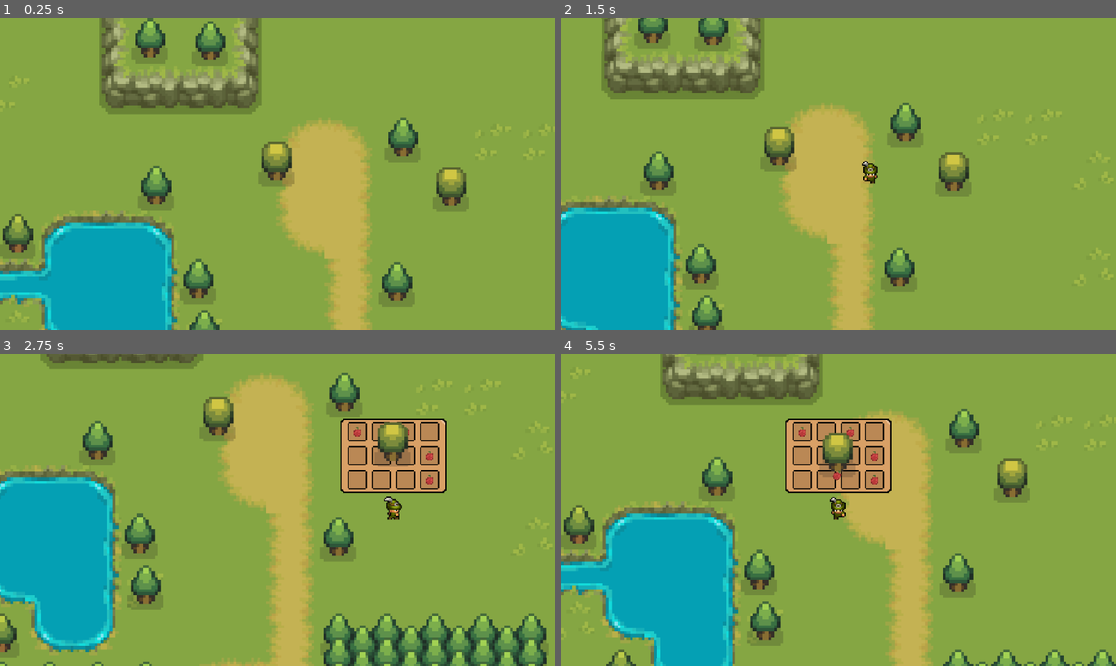
Above: before the commit, frames 1-4 (two rows, left to right).
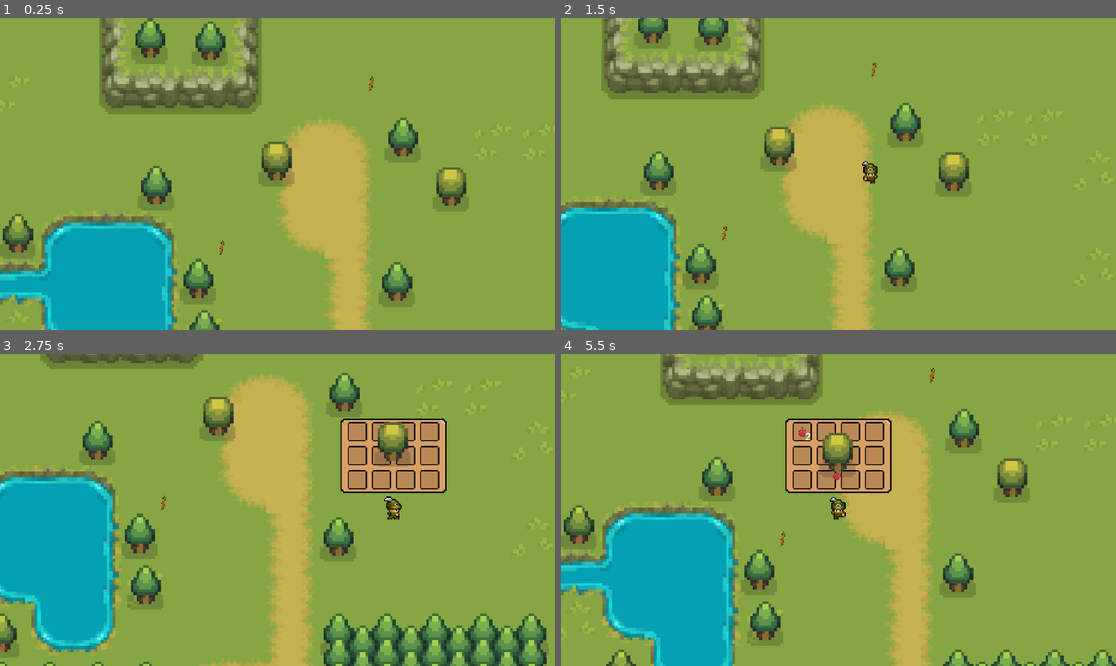
Above: after the commit, the same moments.

Repository: nezinauuu/wildlands
Game: Godot game, scene res://scene/world.tscn
Same seed, same stepped clock (60 frames per second), same inputs: the game is played once before the commit and once after it. The project has no main scene, so this scene is started directly.
Inputs:
- Up to frame 1 (0.25 s): no input
- Up to frame 2 (1.5 s): tap Enter at 0.5 s; hold D (right) 0.53-1.28 s; tap E (e) at 0.6 s; tap I (i) at 0.8, 1.35 s; hold S (down) from 1.28 s (still down)
- Up to frame 3 (2.75 s): tap E (e) at 1.55, 2.1 s; release S (down) at 2.03 s; hold D (right) from 2.03 s (still down); tap I (i) at 2.3 s
- Up to frame 4 (5.5 s): release D (right) at 2.78 s; hold W (up) 2.78-3.53 s; tap I (i) at 2.85, 3.8, 4.35, 5.3 s; tap E (e) at 3.05, 3.6, 4.55, 5.1 s; hold A (left) 3.53-5.03 s; hold S (down) from 5.03 s (still down)

The runs differ from the first frame. In frame 1, less than 0.1% of the frame differs, in the area x 39-68%, y 18-76%; in frame 2, less than 0.1%; in frame 3, 0.1%; in frame 4, 0.2%, in the area x 39-68%, y 4-62%.

Commit message:
5
Inventory system p2

Diff:
--- a/wildlands2/inventory/Inv_UI.gd
+++ b/wildlands2/inventory/Inv_UI.gd
@@ -7,12 +7,13 @@
 var is_open = false
 
 func _ready():
+	inv.update.connect(update_slots)
 	update_slots()
 	close()
 
 func update_slots():
-	for i in range(min(inv.items.size(), slots.size())):
-		slots[i].update(inv.items[i])
+	for i in range(min(inv.slots.size(), slots.size())):
+		slots[i].update(inv.slots[i])
 
 func _process(delta):
 	if Input.is_action_just_pressed("i"):
--- /dev/null
+++ b/wildlands2/inventory/Inv_slot.gd
@@ -0,0 +1,6 @@
+extends Resource
+
+class_name InvSlot
+
+@export var item: InvItem
+@export var amount: int
--- a/wildlands2/inventory/inv_ui_slot.gd
+++ b/wildlands2/inventory/inv_ui_slot.gd
@@ -1,10 +1,15 @@
 extends Panel
 
 @onready var item_visual: Sprite2D = $CenterContainer/Panel/item_display
+@onready var amount_text: Label = $CenterContainer/Panel/Label
 
-func update(item: InvItem):
-	if !item:
+func update(slot: InvSlot):
+	if !slot.item:
 		item_visual.visible = false
+		amount_text.visible = false
 	else:
 		item_visual.visible = true
-		item_visual.texture = item.texture
+		item_visual.texture = slot.item.texture
+		if slot.amount > 1:
+				amount_text.visible = true
+		amount_text.text = str(slot.amount)
--- a/wildlands2/inventory/inv_ui_slot.tscn
+++ b/wildlands2/inventory/inv_ui_slot.tscn
@@ -24,3 +24,14 @@
 layout_mode = 2
 
 [node name="item_display" type="Sprite2D" parent="CenterContainer/Panel"]
+
+[node name="Label" type="Label" parent="CenterContainer/Panel"]
+custom_minimum_size = Vector2(19, 23)
+layout_mode = 0
+offset_left = -2.0
+offset_top = -2.0
+offset_right = 17.0
+offset_bottom = 21.0
+scale = Vector2(0.5, 0.5)
+text = "99"
+horizontal_alignment = 2
--- a/wildlands2/inventory/inventory.gd
+++ b/wildlands2/inventory/inventory.gd
@@ -2,4 +2,17 @@
 
 class_name Inv
 
-@export var items: Array[InvItem]
+signal update
+
+@export var slots: Array[InvSlot]
+
+func insert(item: InvItem):
+	var itemslots = slots.filter(func(slot): return slot.item == item)
+	if !itemslots.is_empty():
+		itemslots[0].amount += 1;
+	else:
+		var emptyslots = slots.filter(func(slot): return slot.item == null)
+		if !emptyslots.is_empty():
+			emptyslots[0].item = item
+			emptyslots[0].amount = 1
+	update.emit()
--- /dev/null
+++ b/wildlands2/inventory/items/stick.tres
@@ -0,0 +1,9 @@
+[gd_resource type="Resource" script_class="InvItem" load_steps=3 format=3 uid="uid://bt25dtoceb85e"]
+
+[ext_resource type="Script" path="res://inventory/inventory_item.gd" id="1_vd8tn"]
+[ext_resource type="Texture2D" uid="uid://cw3725u2be02u" path="res://art/environment/stick-icon.png" id="2_gvum3"]
+
+[resource]
+script = ExtResource("1_vd8tn")
+name = "stick"
+texture = ExtResource("2_gvum3")
--- a/wildlands2/inventory/playerinv.tres
+++ b/wildlands2/inventory/playerinv.tres
@@ -1,9 +1,56 @@
-[gd_resource type="Resource" script_class="Inv" load_steps=4 format=3 uid="uid://b6jwj26newyw7"]
+[gd_resource type="Resource" script_class="Inv" load_steps=15 format=3 uid="uid://b6jwj26newyw7"]
 
-[ext_resource type="Script" path="res://inventory/inventory_item.gd" id="1_rqryq"]
-[ext_resource type="Resource" uid="uid://y0m6iliakbv3" path="res://inventory/items/apple.tres" id="2_kxcc8"]
+[ext_resource type="Script" path="res://inventory/Inv_slot.gd" id="2_dwvre"]
 [ext_resource type="Script" path="res://inventory/inventory.gd" id="3_uom80"]
+
+[sub_resource type="Resource" id="Resource_iven4"]
+script = ExtResource("2_dwvre")
+amount = 0
+
+[sub_resource type="Resource" id="Resource_n7805"]
+script = ExtResource("2_dwvre")
+amount = 0
+
+[sub_resource type="Resource" id="Resource_81b4x"]
+script = ExtResource("2_dwvre")
+amount = 0
+
+[sub_resource type="Resource" id="Resource_elnuu"]
+script = ExtResource("2_dwvre")
+amount = 0
+
+[sub_resource type="Resource" id="Resource_m4i3h"]
+script = ExtResource("2_dwvre")
+amount = 0
+
+[sub_resource type="Resource" id="Resource_kkffh"]
+script = ExtResource("2_dwvre")
+amount = 0
+
+[sub_resource type="Resource" id="Resource_mh14v"]
+script = ExtResource("2_dwvre")
+amount = 0
+
+[sub_resource type="Resource" id="Resource_rqfys"]
+script = ExtResource("2_dwvre")
+amount = 0
+
+[sub_resource type="Resource" id="Resource_kq7k5"]
+script = ExtResource("2_dwvre")
+amount = 0
+
+[sub_resource type="Resource" id="Resource_22wpa"]
+script = ExtResource("2_dwvre")
+amount = 0
+
+[sub_resource type="Resource" id="Resource_knjuq"]
+script = ExtResource("2_dwvre")
+amount = 0
+
+[sub_resource type="Resource" id="Resource_1sxof"]
+script = ExtResource("2_dwvre")
+amount = 0
 
 [resource]
 script = ExtResource("3_uom80")
-items = Array[ExtResource("1_rqryq")]([ExtResource("2_kxcc8"), null, ExtResource("2_kxcc8"), null, null, null, null, ExtResource("2_kxcc8"), null, null, null, ExtResource("2_kxcc8")])
+slots = Array[ExtResource("2_dwvre")]([SubResource("Resource_iven4"), SubResource("Resource_n7805"), SubResource("Resource_81b4x"), SubResource("Resource_elnuu"), SubResource("Resource_m4i3h"), SubResource("Resource_kkffh"), SubResource("Resource_mh14v"), SubResource("Resource_rqfys"), SubResource("Resource_kq7k5"), SubResource("Resource_22wpa"), SubResource("Resource_knjuq"), SubResource("Resource_1sxof")])
--- a/wildlands2/scene/apple_collectable.tscn
+++ b/wildlands2/scene/apple_collectable.tscn
@@ -17,46 +17,6 @@
 "name": &"apple",
 "speed": 0.0
 }]
-
-[sub_resource type="Animation" id="Animation_2artf"]
-resource_name = "fallingfromtree"
-length = 0.3
-tracks/0/type = "value"
-tracks/0/imported = false
-tracks/0/enabled = true
-tracks/0/path = NodePath(".:position")
-tracks/0/interp = 1
-tracks/0/loop_wrap = true
-tracks/0/keys = {
-"times": PackedFloat32Array(0, 0.3),
-"transitions": PackedFloat32Array(1, 1),
-"update": 0,
-"values": [Vector2(0, 0), Vector2(0, 18)]
-}
-tracks/1/type = "value"
-tracks/1/imported = false
-tracks/1/enabled = true
-tracks/1/path = NodePath(".:rotation")
-tracks/1/interp = 1
-tracks/1/loop_wrap = true
-tracks/1/keys = {
-"times": PackedFloat32Array(0, 0.3),
-"transitions": PackedFloat32Array(1, 1),
-"update": 0,
-"values": [0.0, 0.471239]
-}
-tracks/2/type = "value"
-tracks/2/imported = false
-tracks/2/enabled = true
-tracks/2/path = NodePath(".:self_modulate")
-tracks/2/interp = 1
-tracks/2/loop_wrap = true
-tracks/2/keys = {
-"times": PackedFloat32Array(0.0333333),
-"transitions": PackedFloat32Array(1),
-"update": 0,
-"values": [Color(1, 1, 1, 1)]
-}
 
 [sub_resource type="Animation" id="Animation_kyyxg"]
 length = 0.001
@@ -137,6 +97,46 @@
 "values": [Color(1, 1, 1, 1), Color(1, 1, 1, 0)]
 }
 
+[sub_resource type="Animation" id="Animation_2artf"]
+resource_name = "fallingfromtree"
+length = 0.3
+tracks/0/type = "value"
+tracks/0/imported = false
+tracks/0/enabled = true
+tracks/0/path = NodePath(".:position")
+tracks/0/interp = 1
+tracks/0/loop_wrap = true
+tracks/0/keys = {
+"times": PackedFloat32Array(0, 0.3),
+"transitions": PackedFloat32Array(1, 1),
+"update": 0,
+"values": [Vector2(0, 0), Vector2(0, 18)]
+}
+tracks/1/type = "value"
+tracks/1/imported = false
+tracks/1/enabled = true
+tracks/1/path = NodePath(".:rotation")
+tracks/1/interp = 1
+tracks/1/loop_wrap = true
+tracks/1/keys = {
+"times": PackedFloat32Array(0, 0.3),
+"transitions": PackedFloat32Array(1, 1),
+"update": 0,
+"values": [0.0, 0.471239]
+}
+tracks/2/type = "value"
+tracks/2/imported = false
+tracks/2/enabled = true
+tracks/2/path = NodePath(".:self_modulate")
+tracks/2/interp = 1
+tracks/2/loop_wrap = true
+tracks/2/keys = {
+"times": PackedFloat32Array(0.0333333),
+"transitions": PackedFloat32Array(1),
+"update": 0,
+"values": [Color(1, 1, 1, 1)]
+}
+
 [sub_resource type="AnimationLibrary" id="AnimationLibrary_gijkk"]
 _data = {
 "RESET": SubResource("Animation_kyyxg"),
--- a/wildlands2/scene/apple_tree.tscn
+++ b/wildlands2/scene/apple_tree.tscn
@@ -1,6 +1,7 @@
-[gd_scene load_steps=7 format=3 uid="uid://dj3wt2tr5j0as"]
+[gd_scene load_steps=8 format=3 uid="uid://dj3wt2tr5j0as"]
 
 [ext_resource type="Script" path="res://script/apple_tree.gd" id="1_7d338"]
+[ext_resource type="Resource" uid="uid://y0m6iliakbv3" path="res://inventory/items/apple.tres" id="2_ir6bi"]
 [ext_resource type="Texture2D" uid="uid://c6spbnaa7rvmn" path="res://art/environment/survivalgame-appletree.png" id="2_m1plb"]
 
 [sub_resource type="AtlasTexture" id="AtlasTexture_4h46k"]
@@ -35,6 +36,7 @@
 
 [node name="apple_tree" type="Node2D"]
 script = ExtResource("1_7d338")
+item = ExtResource("2_ir6bi")
 
 [node name="AnimatedSprite2D" type="AnimatedSprite2D" parent="."]
 sprite_frames = SubResource("SpriteFrames_4cnsu")
--- /dev/null
+++ b/wildlands2/scene/stick_collectable.tscn
@@ -0,0 +1,22 @@
+[gd_scene load_steps=5 format=3 uid="uid://crb07l5wk2kex"]
+
+[ext_resource type="Script" path="res://stick_collectable.gd" id="1_v4jin"]
+[ext_resource type="Texture2D" uid="uid://cw3725u2be02u" path="res://art/environment/stick-icon.png" id="2_fj65m"]
+[ext_resource type="Resource" uid="uid://bt25dtoceb85e" path="res://inventory/items/stick.tres" id="2_gock2"]
+
+[sub_resource type="CircleShape2D" id="CircleShape2D_774dg"]
+radius = 8.0
+
+[node name="stick_collectable" type="StaticBody2D"]
+script = ExtResource("1_v4jin")
+item = ExtResource("2_gock2")
+
+[node name="Sprite2D" type="Sprite2D" parent="."]
+texture = ExtResource("2_fj65m")
+
+[node name="interactable_area" type="Area2D" parent="."]
+
+[node name="CollisionShape2D" type="CollisionShape2D" parent="interactable_area"]
+shape = SubResource("CircleShape2D_774dg")
+
+[connection signal="body_entered" from="interactable_area" to="." method="_on_interactable_area_body_entered"]
--- a/wildlands2/scene/world.tscn
+++ b/wildlands2/scene/world.tscn
@@ -6,6 +6,7 @@
 [ext_resource type="Texture2D" uid="uid://dt662dc2ohmig" path="res://art/environment/survivalgame-trees.png" id="4_l2ehc"]
 [ext_resource type="Texture2D" uid="uid://cuwvcknji3jfh" path="res://art/environment/survivalgame-terrian-water.png" id="5_46803"]
 [ext_resource type="PackedScene" uid="uid://dj3wt2tr5j0as" path="res://scene/apple_tree.tscn" id="6_g6w8l"]
+[ext_resource type="PackedScene" uid="uid://crb07l5wk2kex" path="res://scene/stick_collectable.tscn" id="7_dnwdb"]
 
 [sub_resource type="TileSetAtlasSource" id="TileSetAtlasSource_wjc73"]
 texture = ExtResource("2_nymi0")
@@ -277,3 +278,9 @@
 position = Vector2(145, 21)
 
 [node name="apple_tree2" parent="." instance=ExtResource("6_g6w8l")]
+
+[node name="stick_collectable" parent="." instance=ExtResource("7_dnwdb")]
+position = Vector2(-45, 71)
+
+[node name="stick_collectable2" parent="." instance=ExtResource("7_dnwdb")]
+position = Vector2(79, -65)
--- a/wildlands2/script/apple_tree.gd
+++ b/wildlands2/script/apple_tree.gd
@@ -4,6 +4,10 @@
 var player_in_area = false
 
 var apple = preload("res://scene/apple_collectable.tscn")
+
+@export var item: InvItem
+var player = null
+
 # Called when the node enters the scene tree for the first time.
 func _ready() -> void:
 	if state == "no apples":
@@ -18,11 +22,13 @@
 			if Input.is_action_just_pressed("e"):
 				state = "no apples"
 				drop_apple()
+		$AnimatedSprite2D.play("apples")
 
 
 func _on_pickable_area_body_entered(body: Node2D) -> void:
 	if body.has_method("player"):
 		player_in_area = true
+		player = body
 
 
 func _on_pickable_area_body_exited(body: Node2D) -> void:
@@ -35,9 +41,12 @@
 		state = "apples"
 
 func drop_apple():
+
+	await get_tree().create_timer(0.0).timeout
 	var apple_instance = apple.instantiate()
+	apple_instance.rotation = rotation
 	apple_instance.global_position = $Marker2D.global_position
 	get_parent().add_child(apple_instance)
-
+	player.collect(item)
 	await get_tree().create_timer(3).timeout
 	$growth_timer.start()
--- a/wildlands2/script/player.gd
+++ b/wildlands2/script/player.gd
@@ -44,3 +44,6 @@
 
 func player():
 	pass
+
+func collect(item):
+	inv.insert(item)
--- /dev/null
+++ b/wildlands2/stick_collectable.gd
@@ -0,0 +1,14 @@
+extends StaticBody2D
+
+@export var item: InvItem
+var player = null
+
+func _on_interactable_area_body_entered(body: Node2D) -> void:
+	if body.has_method("player"):
+		player = body
+		playercollect()
+		await get_tree().create_timer(0.1).timeout
+		self.queue_free()
+
+func playercollect():
+	player.collect(item)
Not shown: 1 places in wildlands2/scene/world.tscn that only renumber resources
